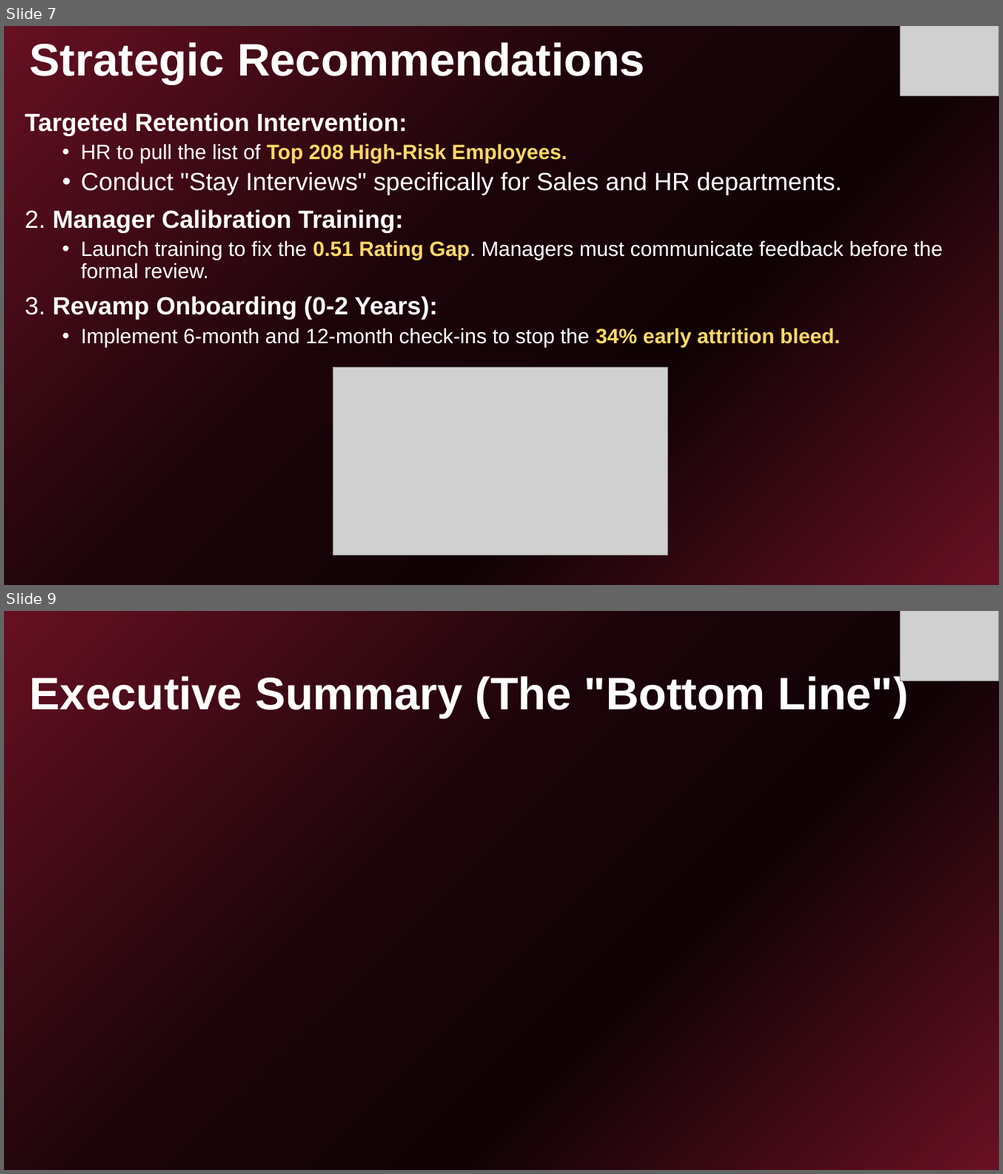
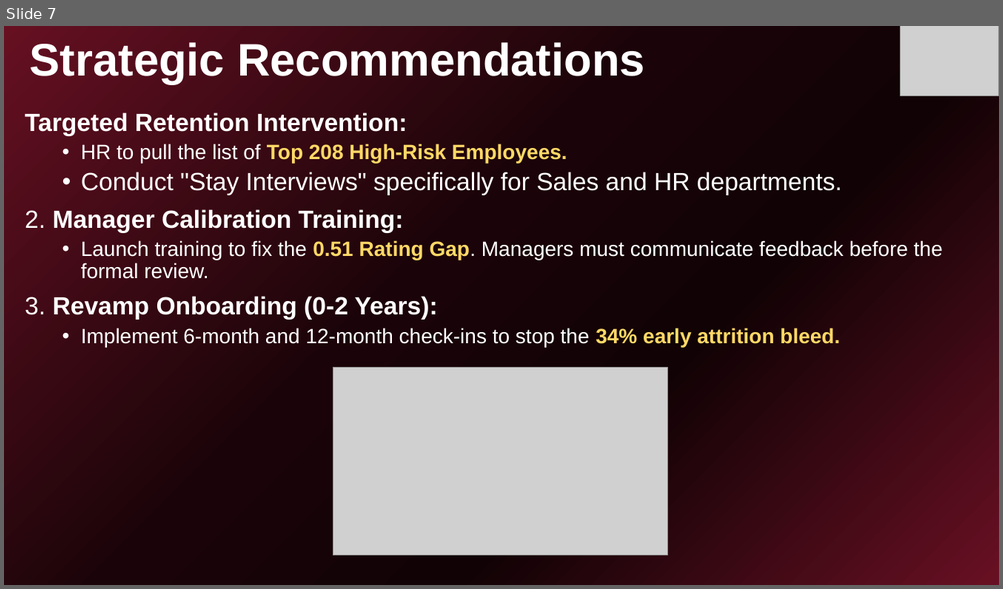
Before and after one commit to nhahub/NHA-207, a slide deck: Presentation/HR Presentation.pptx. Shown one above the other, each under a label of ours: slides 7 and 9 before the commit, slide 7 after it; the slides between them are not shown. The pictures are 1003x1174 and 1003x589 pixels, drawn with LibreOffice and Linux fonts; fonts in the diff are those of the drawing; grey boxes stand for pictures. Boxes give left, top, right and bottom in pixels: in the first picture for what was removed or moved away, otherwise in the second. Text is boxed around its words. In the diff, an @@ line names an element or a change of style, - is before the commit and + after.

```diff
--- a/Presentation/HR Presentation.pptx
+++ b/Presentation/HR Presentation.pptx
@@ slide 9 removed at (4,611,999,1170), background gradient #661022 to #1B0409 to #110205 to #681023 @@
@@ picture removed at (900,611,999,681) @@
@@ title removed at (30,673,908,718) @@
-Executive Summary (The "Bottom Line")
```
Also in this commit, not shown: 2 slides changed, 1 slide added, 2 other slides removed.
